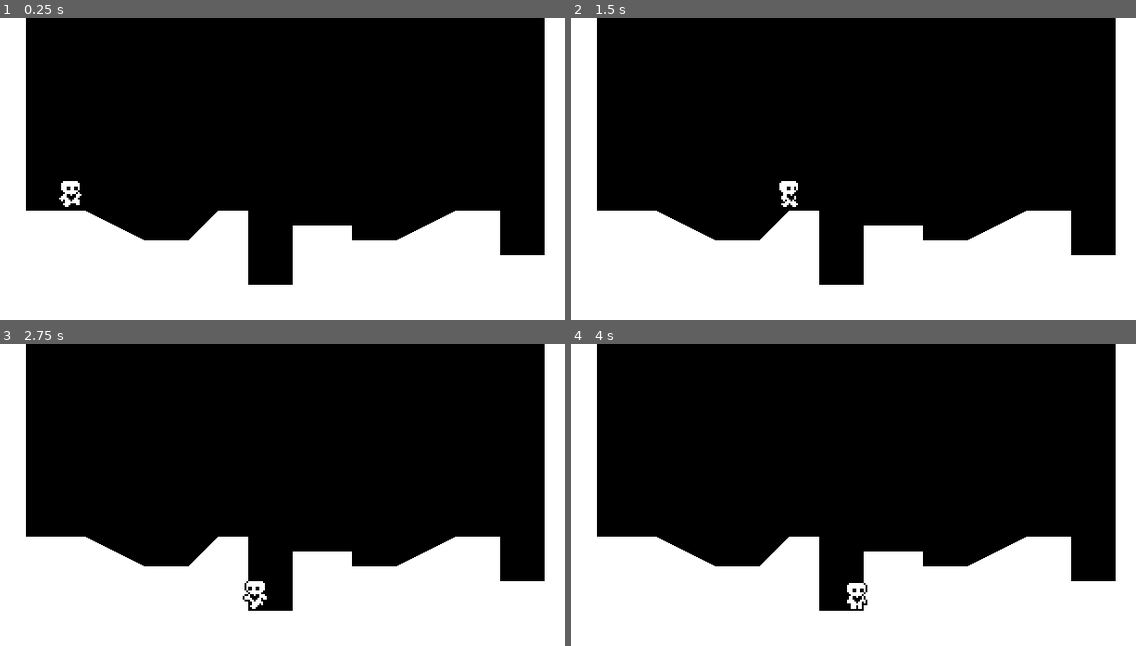
Above: before the commit, frames 1-4 (two rows, left to right).
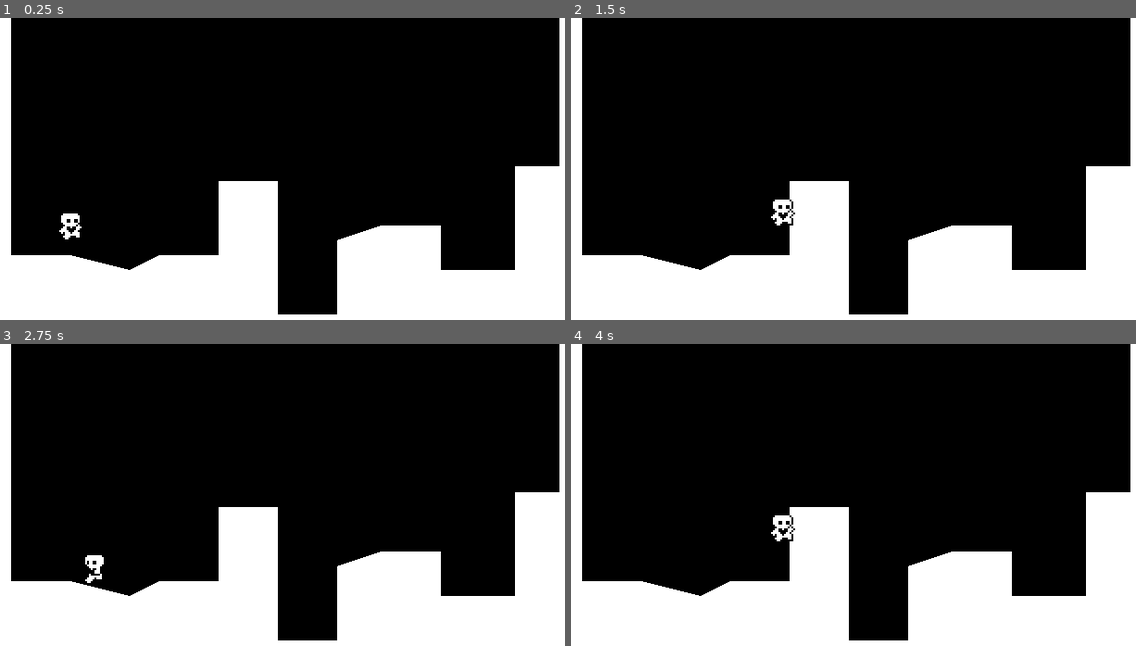
Above: after the commit, the same moments.

Repository: El-NyaX3M/Tutoriales_Godot_HeartBeast
Game: Godot game, scene res://world.tscn
Same seed, same stepped clock (60 frames per second), same inputs: the game is played once before the commit and once after it.
Inputs:
- Up to frame 1 (0.25 s): no input
- Up to frame 2 (1.5 s): tap Enter (ui_accept) at 0.5, 0.6, 0.77, 1.07, 1.35 s; hold Right (ui_right) from 0.53 s (still down)
- Up to frame 3 (2.75 s): tap Enter (ui_accept) at 1.52, 1.82, 2.1 s; release Right (ui_right) at 2.03 s; hold Left (ui_left) from 2.03 s (still down)
- Up to frame 4 (4 s): release Left (ui_left) at 2.78 s; hold Right (ui_right) from 2.78 s (still down); tap Enter (ui_accept) at 2.85, 3.02, 3.32, 3.6, 3.77 s

The runs differ from the first frame. In frame 1, 16% of the frame differs, in the area x 1-100%, y 0-99%; in frame 2, 16%; in frame 3, 16%; in frame 4, 17%.

Commit message:
Escenario base, personaje animado y movimiento.

Diff:
--- a/Heart-Platformer-Godot-4/player.gd
+++ b/Heart-Platformer-Godot-4/player.gd
@@ -1,51 +1,63 @@
 extends CharacterBody2D
+
 
 const SPEED = 100.0
 const ACCELERATION = 800.0
 const FRICTION = 1000.0
 const JUMP_VELOCITY = -300.0
 
+# Get the gravity from the project settings to be synced with RigidBody nodes.
+#Se obtiene el valor de la gravedad por medio de una llamada de los settings de godot.
 var gravity = ProjectSettings.get_setting("physics/2d/default_gravity")
+@onready var animated_sprite_2d = $AnimatedSprite2D
 
-@onready var animated_sprite_2d = $AnimatedSprite2D
-@onready var coyote_jump_timer = $CoyoteJumpTimer
-
+#El método _physics_process estará corriendo 60* veces por segundo.
+#* este valor puede cambiarse en los ajustes del proyecto.
+#La variable delta funciona como un contador de tiempo entre los frames y un segundo.
+#aquí la variable delta tiene un valor de 1/60
 func _physics_process(delta):
-	apply_gravity(delta)
-	handle_jump()
-	var input_axis = Input.get_axis("ui_left", "ui_right")
-	handle_acceleration(input_axis, delta)
-	apply_friction(input_axis, delta)
-	update_animations(input_axis)
-	var was_on_floor = is_on_floor()
-	move_and_slide()
-	var just_left_ledge = was_on_floor and not is_on_floor() and velocity.y >= 0
-	if just_left_ledge:
-		coyote_jump_timer.start()
-
-func apply_gravity(delta):
+	# Add the gravity.
+	#is_on_floor valida que hayan nodos estáticos en el lado opuesto a la propiedad Up Direction
+	#en este caso, Up Direction tiene valor 0,-1 (arriba) asi que el suelo debe estar en 0,1 (abajo)
 	if not is_on_floor():
 		velocity.y += gravity * delta
 
-func handle_jump():
-	if is_on_floor() or coyote_jump_timer.time_left > 0.0:
-		if Input.is_action_just_pressed("ui_up"):
+	# Handle Jump.
+	#Input hace referencia a lo que se ingrese por medio del teclado
+	#Se valida si se presiona la barra espaciadora y si se está en el suelo.
+	if is_on_floor():
+		if Input.is_action_just_pressed("ui_accept"):
 			velocity.y = JUMP_VELOCITY
-	if not is_on_floor():
-		if Input.is_action_just_released("ui_up") and velocity.y < JUMP_VELOCITY / 2:
+	else:
+		if Input.is_action_just_released("ui_accept") and velocity.y < JUMP_VELOCITY / 2:
 			velocity.y = JUMP_VELOCITY / 2
 
-func handle_acceleration(input_axis, delta):
-	if input_axis != 0:
-		velocity.x = move_toward(velocity.x, SPEED * input_axis, ACCELERATION * delta)
-
-func apply_friction(input_axis, delta):
-	if input_axis == 0:
+	# Get the input direction and handle the movement/deceleration.
+	# As good practice, you should replace UI actions with custom gameplay actions.
+	#La dirección se obtendrá de acuerdo a la tecla que se presione
+	#flecha izquierda (-1) o flecha derecha (1)
+	#Input.get_axis(<left>, <right>)
+	var direction = Input.get_axis("ui_left", "ui_right")
+	#Si hay valor en la variable direction entonces le asigna a la propiedad x de velocity una velocidad
+	#esta velocidad es obtenida multiplicando la direction (-1 o 1) por SPEED (definido como 200 al inicio).
+	#En caso contrario entonces se le asigna 0.
+	if direction:
+		#velocity.x = direction * SPEED
+		#move_toward hace que el objeto se mueva, ingresando su posición inicial, su velocidad final y
+		#el cambio de velocidad respecto a delta
+		velocity.x = move_toward(velocity.x, SPEED * direction, delta * ACCELERATION)
+	else:
+		#velocity.x = 0
 		velocity.x = move_toward(velocity.x, 0, FRICTION * delta)
 
-func update_animations(input_axis):
-	if input_axis != 0:
-		animated_sprite_2d.flip_h = (input_axis < 0)
+	update_animations(direction)
+	#move_and_slide permite hacer el movimiento del objeto validando colisiones con nodos estáticos
+	#este toma la variable velocity y hace el resto del trabajo.
+	move_and_slide()
+
+func update_animations(direction):
+	if direction:
+		animated_sprite_2d.flip_h = (direction < 0)
 		animated_sprite_2d.play("run")
 	else:
 		animated_sprite_2d.play("idle")
--- a/Heart-Platformer-Godot-4/player.tscn
+++ b/Heart-Platformer-Godot-4/player.tscn
@@ -55,46 +55,42 @@
 }, {
 "frames": [{
 "duration": 1.0,
-"texture": SubResource("AtlasTexture_ejwk3")
+"texture": SubResource("AtlasTexture_ayhm6")
 }, {
 "duration": 1.0,
-"texture": SubResource("AtlasTexture_gegio")
+"texture": SubResource("AtlasTexture_uxuyt")
 }, {
 "duration": 1.0,
-"texture": SubResource("AtlasTexture_e0ibb")
+"texture": SubResource("AtlasTexture_i6tmt")
 }, {
 "duration": 1.0,
-"texture": SubResource("AtlasTexture_f45b6")
+"texture": SubResource("AtlasTexture_edgs1")
 }, {
 "duration": 1.0,
-"texture": SubResource("AtlasTexture_4brbp")
+"texture": SubResource("AtlasTexture_n8q4g")
 }, {
 "duration": 1.0,
-"texture": SubResource("AtlasTexture_572d7")
+"texture": SubResource("AtlasTexture_a6p1n")
 }],
 "loop": true,
 "name": &"run",
 "speed": 10.0
 }]
 
-[sub_resource type="RectangleShape2D" id="RectangleShape2D_delq7"]
+[sub_resource type="RectangleShape2D" id="RectangleShape2D_xobmd"]
 size = Vector2(8, 15)
 
 [node name="Player" type="CharacterBody2D"]
 floor_constant_speed = true
-floor_snap_length = 3.0
-script = ExtResource("1_1h0vt")
+floor_snap_length = 2.0
+script = ExtResource("1_ncsy1")
 
 [node name="AnimatedSprite2D" type="AnimatedSprite2D" parent="."]
-position = Vector2(0, -10)
-sprite_frames = SubResource("SpriteFrames_v2gsa")
+position = Vector2(0, -1)
+sprite_frames = SubResource("SpriteFrames_ae80l")
 animation = &"idle"
-frame_progress = 0.429613
+frame_progress = 0.249861
 
 [node name="CollisionShape2D" type="CollisionShape2D" parent="."]
-position = Vector2(0, -7.5)
-shape = SubResource("RectangleShape2D_delq7")
-
-[node name="CoyoteJumpTimer" type="Timer" parent="."]
-wait_time = 0.15
-one_shot = true
+position = Vector2(0, 1.5)
+shape = SubResource("RectangleShape2D_xobmd")
--- a/Heart-Platformer-Godot-4/world.gd
+++ b/Heart-Platformer-Godot-4/world.gd
@@ -1,8 +1,14 @@
 extends Node2D
+# Para comentar se usa el caracter Hash
 
-@onready var collision_polygon_2d = $StaticBody2D/CollisionPolygon2D
-@onready var polygon_2d = $StaticBody2D/CollisionPolygon2D/Polygon2D
+#@onready indica que esa variable se inicializa al correr el programa
+#para asignar un objeto nodo a una variable se ingresa la dirección del objeto como es a continuación:
+@onready var polygon_2d = $Zone/CollisionPolygon2D/Polygon2D
+#Esta último comando puede ahorrarse al arrastrar el objeto deseado + ctrl hacia el editor del codigo
+@onready var collision_polygon_2d = $Zone/CollisionPolygon2D
 
+#Las funciones se declaran con 'func' + <nombre_de_la_función> + ():
+#La función _ready(): corre cuando carga el nodo al que pertenece se encuentra listo (cuando inicia el juego)
 func _ready():
 	RenderingServer.set_default_clear_color(Color.BLACK)
-	polygon_2d.polygon = collision_polygon_2d.polygon
+	polygon_2d.polygon = collision_polygon_2d.polygon #asigna los poligonos del objeto a los poligonos de otro
--- a/Heart-Platformer-Godot-4/world.tscn
+++ b/Heart-Platformer-Godot-4/world.tscn
@@ -1,17 +1,17 @@
-[gd_scene load_steps=3 format=3 uid="uid://dxev2igc1wpv5"]
+[gd_scene load_steps=3 format=3 uid="uid://ob4n3oc6nb0j"]
 
 [ext_resource type="Script" path="res://world.gd" id="1_0p26b"]
-[ext_resource type="PackedScene" uid="uid://b3vkmfxunohh8" path="res://player.tscn" id="2_5i3lu"]
+[ext_resource type="PackedScene" uid="uid://i6remxasjdhw" path="res://player.tscn" id="2_5i3lu"]
 
 [node name="World" type="Node2D"]
 script = ExtResource("1_0p26b")
 
-[node name="StaticBody2D" type="StaticBody2D" parent="."]
+[node name="Zone" type="StaticBody2D" parent="."]
 
-[node name="CollisionPolygon2D" type="CollisionPolygon2D" parent="StaticBody2D"]
-polygon = PackedVector2Array(0, 0, 16, 0, 16, 104, 48, 104, 80, 120, 104, 120, 120, 104, 136, 104, 136, 144, 160, 144, 160, 112, 192, 112, 192, 120, 216, 120, 248, 104, 272, 104, 272, 128, 296, 128, 296, 0, 320, 0, 320, 176, 320, 184, 0, 184)
+[node name="CollisionPolygon2D" type="CollisionPolygon2D" parent="Zone"]
+polygon = PackedVector2Array(0, 0, 8, 0, 8, 128, 40, 128, 72, 136, 88, 128, 120, 128, 120, 88, 152, 88, 152, 160, 184, 160, 184, 120, 208, 112, 240, 112, 240, 136, 280, 136, 280, 80, 304, 80, 304, 0, 320, 0, 320, 184, 0, 184)
 
-[node name="Polygon2D" type="Polygon2D" parent="StaticBody2D/CollisionPolygon2D"]
+[node name="Polygon2D" type="Polygon2D" parent="Zone/CollisionPolygon2D"]
 
 [node name="Player" parent="." instance=ExtResource("2_5i3lu")]
-position = Vector2(40, 72)
+position = Vector2(40, 80)
Not shown: 2 places in Heart-Platformer-Godot-4/player.tscn that only renumber resources
